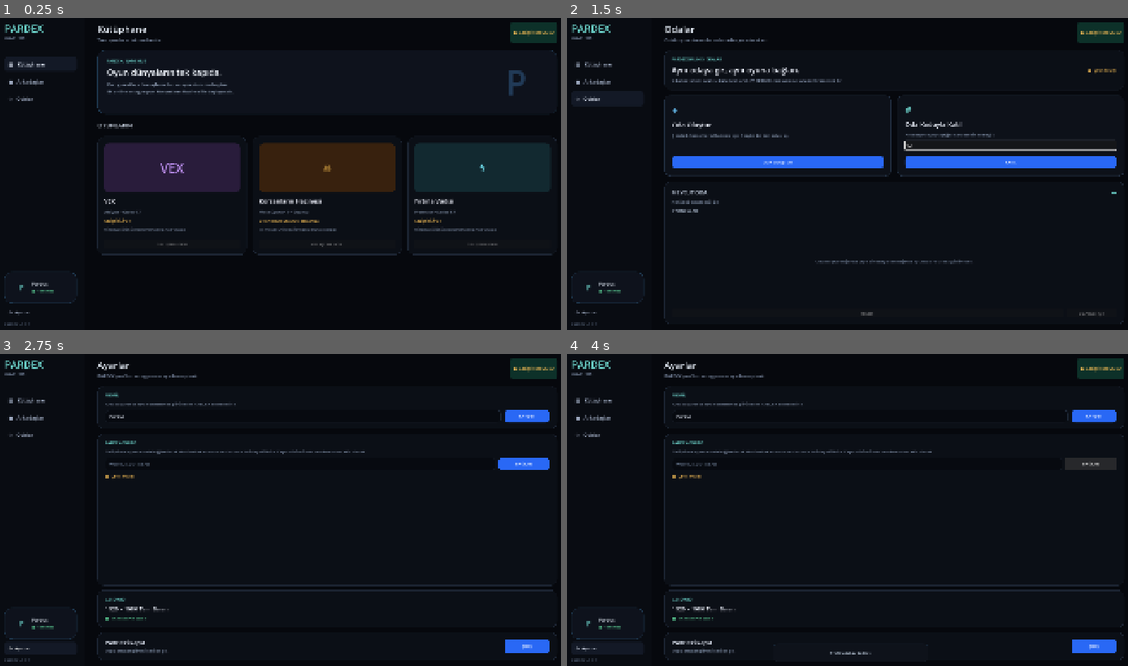
Above: before the commit, frames 1-4 (two rows, left to right).
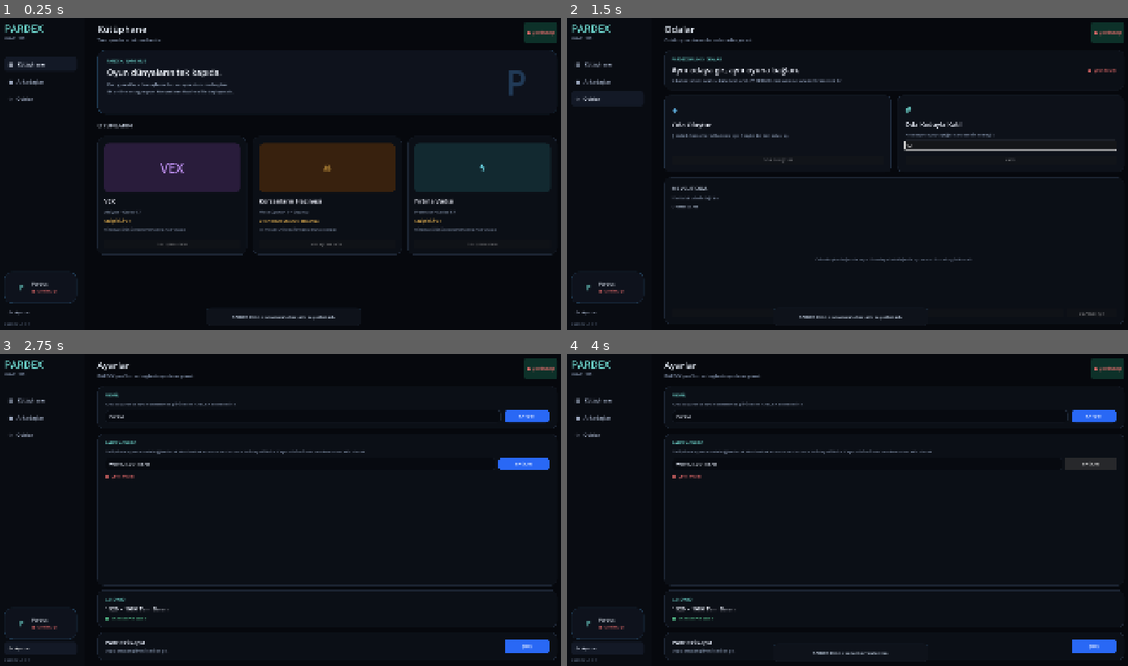
Above: after the commit, the same moments.

Repository: SerkanAydin06/Pardex
Game: Godot game, scene res://scenes/main.tscn
Same seed, same stepped clock (60 frames per second), same inputs: the game is played once before the commit and once after it.
Inputs (mouse positions are in pixels of both pictures, inside the frame that each line leads up to):
- Up to frame 1 (0.25 s): no input
- Up to frame 2 (1.5 s): click "◇ Odalar" at 0.5 s; click (1010, 145) at 1.27 s; type "12" at 1.35 s
- Up to frame 3 (2.75 s): click "⚙ Ayarlar" at 2 s
- Up to frame 4 (4 s): click "KAYDET" at 2.75 s; click "BAĞLAN" at 3.5 s

The runs differ from the first frame. In frame 1, 0.4% of the frame differs, in the area x 5-99%, y 1-98%; in frame 2, 4.9%, in the area x 5-100%, y 1-98%; in frame 3, 0.4%; in frame 4, 0.5%.

Commit message:
Wire PARDEX launcher to Online room service

Diff:
--- a/scripts/main.gd
+++ b/scripts/main.gd
@@ -2,6 +2,7 @@
 
 const APP_VERSION := "0.1.0"
 const SETTINGS_PATH := "user://pardex.cfg"
+const DEFAULT_SERVER_URL := "ws://127.0.0.1:8765"
 const FRIENDS_SCENE := preload("res://scenes/screens/friends.tscn")
 const ROOMS_SCENE := preload("res://scenes/screens/rooms.tscn")
 const SETTINGS_SCENE := preload("res://scenes/screens/settings.tscn")
@@ -14,6 +15,7 @@
 @onready var version_label: Label = %VersionLabel
 @onready var profile_name_label: Label = $Sidebar/SidebarMargin/SidebarVBox/ProfilePanel/ProfileRow/ProfileText/UserName
 @onready var avatar_label: Label = $Sidebar/SidebarMargin/SidebarVBox/ProfilePanel/ProfileRow/Avatar
+@onready var online_state_label: Label = $Sidebar/SidebarMargin/SidebarVBox/ProfilePanel/ProfileRow/ProfileText/OnlineState
 @onready var connection_label: Label = $MainMargin/MainVBox/Header/ConnectionPill/ConnectionLabel
 
 var _friends_content: VBoxContainer
@@ -21,14 +23,12 @@
 var _settings_content: VBoxContainer
 var _current_content: Control
 var _display_name := "Pardus"
+var _server_url := DEFAULT_SERVER_URL
 var _nav_selected_style: StyleBox
 var _nav_normal_style: StyleBox
 
 func _ready() -> void:
     version_label.text = "PARDEX v%s" % APP_VERSION
-    connection_label.text = "●  GELİŞTİRME MODU"
-    connection_label.add_theme_color_override("font_color", Color(0.9, 0.7, 0.32, 1))
-
     _nav_selected_style = %LibraryButton.get_theme_stylebox("normal")
     _nav_normal_style = %FriendsButton.get_theme_stylebox("normal")
 
@@ -37,8 +37,14 @@
     _apply_profile()
     _prepare_game_cards()
     _wire_actions()
+    _wire_online_signals()
     _show_library(false)
+    _render_empty_room()
+    _update_connection_ui(PardexOnline.connection_state)
     toast_panel.hide()
+
+    PardexOnline.configure(_server_url, _display_name)
+    PardexOnline.connect_server()
 
 func _create_secondary_screens() -> void:
     var content_parent := library_content.get_parent()
@@ -62,15 +68,29 @@
     %SettingsButton.pressed.connect(_show_settings)
 
     var create_room_button := _rooms_content.get_node("Actions/CreateCard/VBox/CreateRoomButton") as Button
+    var room_code_edit := _rooms_content.get_node("Actions/JoinCard/VBox/RoomCode") as LineEdit
     var join_room_button := _rooms_content.get_node("Actions/JoinCard/VBox/JoinRoomButton") as Button
-    create_room_button.pressed.connect(func(): _show_toast("Oda oluşturma PARDEX Online sunucusu bağlandığında aktif olacak."))
-    join_room_button.pressed.connect(func(): _show_toast("Oda koduyla katılma PARDEX Online sunucusu bağlandığında aktif olacak."))
+    var ready_button := _rooms_content.get_node("CurrentRoom/VBox/RoomActions/ReadyButton") as Button
+    var leave_room_button := _rooms_content.get_node("CurrentRoom/VBox/RoomActions/LeaveRoomButton") as Button
+
+    create_room_button.pressed.connect(func(): PardexOnline.create_room("korsanlar", 4))
+    join_room_button.pressed.connect(func(): PardexOnline.join_room(room_code_edit.text))
+    room_code_edit.text_submitted.connect(func(_value: String): PardexOnline.join_room(room_code_edit.text))
+    ready_button.pressed.connect(_toggle_ready)
+    leave_room_button.pressed.connect(PardexOnline.leave_room)
 
     var save_profile_button := _settings_content.get_node("ProfilePanel/VBox/ProfileRow/SaveProfileButton") as Button
+    var connect_button := _settings_content.get_node("OnlinePanel/VBox/ServerRow/ConnectButton") as Button
+    var exit_button := _settings_content.get_node("ApplicationPanel/Row/ExitButton") as Button
     save_profile_button.pressed.connect(_save_profile_from_settings)
-
-    var exit_button := _settings_content.get_node("ApplicationPanel/Row/ExitButton") as Button
+    connect_button.pressed.connect(_save_online_settings_and_connect)
     exit_button.pressed.connect(func(): get_tree().quit())
+
+func _wire_online_signals() -> void:
+    PardexOnline.connection_state_changed.connect(_update_connection_ui)
+    PardexOnline.room_state_changed.connect(_render_room)
+    PardexOnline.room_left.connect(_render_empty_room)
+    PardexOnline.online_error.connect(_show_toast)
 
 func _prepare_game_cards() -> void:
     _set_game_card(
@@ -130,17 +150,19 @@
     _show_content(
         _rooms_content,
         "Odalar",
-        "Ortak oyun oturumlarını buradan yöneteceksin.",
+        "Ortak oyun oturumlarını buradan yönet.",
         %RoomsButton
     )
 
 func _show_settings() -> void:
     var profile_name_edit := _settings_content.get_node("ProfilePanel/VBox/ProfileRow/ProfileNameEdit") as LineEdit
+    var server_url_edit := _settings_content.get_node("OnlinePanel/VBox/ServerRow/ServerUrlEdit") as LineEdit
     profile_name_edit.text = _display_name
+    server_url_edit.text = _server_url
     _show_content(
         _settings_content,
         "Ayarlar",
-        "PARDEX profilini ve uygulama ayarlarını yönet.",
+        "PARDEX profilini ve bağlantı ayarlarını yönet.",
         %SettingsButton
     )
 
@@ -170,9 +192,20 @@
     var config := ConfigFile.new()
     if config.load(SETTINGS_PATH) != OK:
         return
+
     _display_name = str(config.get_value("profile", "display_name", "Pardus")).strip_edges()
     if _display_name.is_empty():
         _display_name = "Pardus"
+
+    _server_url = str(config.get_value("online", "server_url", DEFAULT_SERVER_URL)).strip_edges()
+    if _server_url.is_empty():
+        _server_url = DEFAULT_SERVER_URL
+
+func _save_settings() -> int:
+    var config := ConfigFile.new()
+    config.set_value("profile", "display_name", _display_name)
+    config.set_value("online", "server_url", _server_url)
+    return config.save(SETTINGS_PATH)
 
 func _save_profile_from_settings() -> void:
     var profile_name_edit := _settings_content.get_node("ProfilePanel/VBox/ProfileRow/ProfileNameEdit") as LineEdit
@@ -183,20 +216,161 @@
 
     _display_name = new_name.left(24)
     profile_name_edit.text = _display_name
-
-    var config := ConfigFile.new()
-    config.set_value("profile", "display_name", _display_name)
-    var error := config.save(SETTINGS_PATH)
-    if error != OK:
+    if _save_settings() != OK:
         _show_toast("Profil ayarı kaydedilemedi.")
         return
 
     _apply_profile()
+    PardexOnline.update_display_name(_display_name)
     _show_toast("Profil adı kaydedildi.")
+
+func _save_online_settings_and_connect() -> void:
+    var server_url_edit := _settings_content.get_node("OnlinePanel/VBox/ServerRow/ServerUrlEdit") as LineEdit
+    var requested_url := server_url_edit.text.strip_edges()
+    if requested_url.is_empty():
+        requested_url = DEFAULT_SERVER_URL
+    if not requested_url.begins_with("ws://") and not requested_url.begins_with("wss://"):
+        _show_toast("Sunucu adresi ws:// veya wss:// ile başlamalı.")
+        return
+
+    _server_url = requested_url
+    server_url_edit.text = _server_url
+    if _save_settings() != OK:
+        _show_toast("Bağlantı ayarı kaydedilemedi.")
+        return
+
+    PardexOnline.configure(_server_url, _display_name)
+    PardexOnline.reconnect_server()
+    _show_toast("PARDEX Online bağlantısı yenileniyor.")
 
 func _apply_profile() -> void:
     profile_name_label.text = _display_name
     avatar_label.text = _display_name.left(1).to_upper()
+
+func _update_connection_ui(state: String) -> void:
+    var room_connection_label := _rooms_content.get_node("Intro/Row/ConnectionStatus") as Label
+    var settings_state_label := _settings_content.get_node("OnlinePanel/VBox/State") as Label
+    var create_room_button := _rooms_content.get_node("Actions/CreateCard/VBox/CreateRoomButton") as Button
+    var join_room_button := _rooms_content.get_node("Actions/JoinCard/VBox/JoinRoomButton") as Button
+
+    var text := "●  ÇEVRİMDIŞI"
+    var color := Color(0.9, 0.42, 0.42, 1)
+    if state == "connecting":
+        text = "●  BAĞLANIYOR"
+        color = Color(0.9, 0.7, 0.32, 1)
+    elif state == "online":
+        text = "●  ÇEVRİMİÇİ"
+        color = Color(0.38, 0.86, 0.62, 1)
+
+    connection_label.text = text
+    connection_label.add_theme_color_override("font_color", color)
+    online_state_label.text = text
+    online_state_label.add_theme_color_override("font_color", color)
+    room_connection_label.text = text
+    room_connection_label.add_theme_color_override("font_color", color)
+    settings_state_label.text = text
+    settings_state_label.add_theme_color_override("font_color", color)
+
+    var online := state == "online"
+    create_room_button.disabled = not online
+    join_room_button.disabled = not online
+
+func _toggle_ready() -> void:
+    if PardexOnline.current_room.is_empty():
+        return
+
+    var self_is_ready := false
+    var members: Array = PardexOnline.current_room.get("members", [])
+    for member_data in members:
+        if typeof(member_data) != TYPE_DICTIONARY:
+            continue
+        var member: Dictionary = member_data
+        if str(member.get("user_id", "")) == PardexOnline.user_id:
+            self_is_ready = bool(member.get("ready", false))
+            break
+
+    PardexOnline.set_ready(not self_is_ready)
+
+func _render_room(room: Dictionary) -> void:
+    var room_code_label := _rooms_content.get_node("CurrentRoom/VBox/Header/CurrentRoomCode") as Label
+    var room_summary := _rooms_content.get_node("CurrentRoom/VBox/RoomSummary") as Label
+    var members_box := _rooms_content.get_node("CurrentRoom/VBox/MembersVBox") as VBoxContainer
+    var ready_button := _rooms_content.get_node("CurrentRoom/VBox/RoomActions/ReadyButton") as Button
+    var leave_room_button := _rooms_content.get_node("CurrentRoom/VBox/RoomActions/LeaveRoomButton") as Button
+
+    room_code_label.text = str(room.get("code", "—"))
+    var members: Array = room.get("members", [])
+    var max_players := int(room.get("max_players", 4))
+    var game_name := "Korsanların Hazinesi" if str(room.get("game_id", "")) == "korsanlar" else str(room.get("game_id", "Oyun"))
+    room_summary.text = "%s  •  %d/%d oyuncu" % [game_name, members.size(), max_players]
+
+    for child in members_box.get_children():
+        child.queue_free()
+
+    var self_is_ready := false
+    var host_id := str(room.get("host_id", ""))
+    for member_data in members:
+        if typeof(member_data) != TYPE_DICTIONARY:
+            continue
+        var member: Dictionary = member_data
+        var member_id := str(member.get("user_id", ""))
+        var member_name := str(member.get("display_name", "Oyuncu"))
+        var member_ready := bool(member.get("ready", false))
+
+        var row := HBoxContainer.new()
+        row.size_flags_horizontal = Control.SIZE_EXPAND_FILL
+
+        var name_label := Label.new()
+        name_label.size_flags_horizontal = Control.SIZE_EXPAND_FILL
+        name_label.text = member_name + ("  ★ Host" if member_id == host_id else "")
+        name_label.add_theme_font_size_override("font_size", 15)
+        name_label.add_theme_color_override("font_color", Color(0.88, 0.92, 0.98, 1))
+        row.add_child(name_label)
+
+        var state_label := Label.new()
+        state_label.text = "HAZIR" if member_ready else "BEKLİYOR"
+        state_label.add_theme_font_size_override("font_size", 13)
+        state_label.add_theme_color_override(
+            "font_color",
+            Color(0.38, 0.86, 0.62, 1) if member_ready else Color(0.58, 0.63, 0.72, 1)
+        )
+        row.add_child(state_label)
+        members_box.add_child(row)
+
+        if member_id == PardexOnline.user_id:
+            self_is_ready = member_ready
+
+    ready_button.disabled = false
+    leave_room_button.disabled = false
+    ready_button.text = "HAZIRLIĞI KALDIR" if self_is_ready else "HAZIR"
+
+func _render_empty_room() -> void:
+    if _rooms_content == null:
+        return
+
+    var room_code_label := _rooms_content.get_node("CurrentRoom/VBox/Header/CurrentRoomCode") as Label
+    var room_summary := _rooms_content.get_node("CurrentRoom/VBox/RoomSummary") as Label
+    var members_box := _rooms_content.get_node("CurrentRoom/VBox/MembersVBox") as VBoxContainer
+    var ready_button := _rooms_content.get_node("CurrentRoom/VBox/RoomActions/ReadyButton") as Button
+    var leave_room_button := _rooms_content.get_node("CurrentRoom/VBox/RoomActions/LeaveRoomButton") as Button
+
+    room_code_label.text = "—"
+    room_summary.text = "Henüz bir odada değilsin."
+    for child in members_box.get_children():
+        child.queue_free()
+
+    var empty_label := Label.new()
+    empty_label.size_flags_vertical = Control.SIZE_EXPAND_FILL
+    empty_label.text = "Oda oluşturduğunda veya bir odaya katıldığında oyuncular burada görünecek."
+    empty_label.horizontal_alignment = HORIZONTAL_ALIGNMENT_CENTER
+    empty_label.vertical_alignment = VERTICAL_ALIGNMENT_CENTER
+    empty_label.add_theme_font_size_override("font_size", 14)
+    empty_label.add_theme_color_override("font_color", Color(0.44, 0.5, 0.59, 1))
+    members_box.add_child(empty_label)
+
+    ready_button.text = "HAZIR"
+    ready_button.disabled = true
+    leave_room_button.disabled = true
 
 func _unhandled_input(event: InputEvent) -> void:
     if event.is_action_pressed("ui_cancel") and _current_content != library_content:
